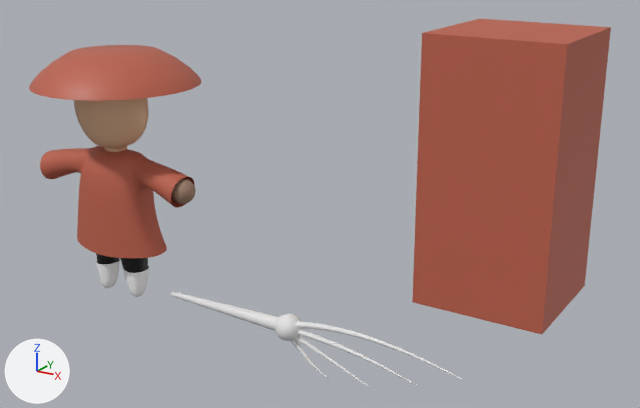
Before and after pictures for a commit that changed the Blender file Assets/Models/InkSlinger.blend.
Rendered twice from a 50 mm camera at (9.34, -9.23, 5.59) aimed at (2.59, 1.44, 1.41). Every picture has the same lights, and +X, +Y and +Z are marked at lower left.

The first picture shows 'BezierCurve', 'Boots', 'Hat', 'Head', 'HeightComparison', 'PenBallFin', 'PenBase', 'Shirt'.
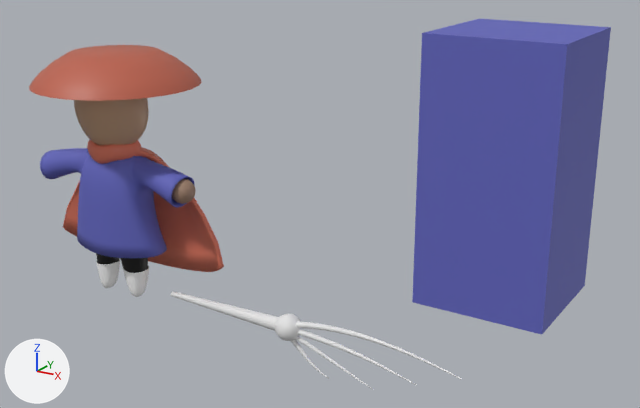
Commit message: ink slinger made

Location of each change, (x1, y1, x2, y2) in pixels of the pictures (640 x 408 px):
'HeightComparison', recoloured (red to blue)
    both: (412, 19, 611, 334)
'Shirt', recoloured (red to blue)
    both: (40, 146, 195, 258)
'Torus', added
    after: (63, 139, 224, 272)

Diff of the bpy script that builds the scene:
```diff
--- a/Assets/Models/InkSlinger.blend.py
+++ b/Assets/Models/InkSlinger.blend.py
@@ mat_shirt @@
 mat_shirt = principled_material('Shirt')
-mat_shirt.base_color = (0.515, 0.122, 0.0723)  # red #be624c
+mat_shirt.base_color = (0.12, 0.13, 0.515)  # blue #6165be
 mat_shirt.roughness = 0.673
@@ mat_cape @@
+mat_cape = principled_material('Cape')
+mat_cape.base_color = (0.732, 0.184, 0.114)  # red #de775f
@@ me_torus @@
+me_torus.from_pydata(...)  # 926 vertices, 926 faces; spans x -1.26..1.26, y -0.3..0.62, z -1.95..0.13
+me_torus.polygons.foreach_set('use_smooth', [True] * 926)
+me_torus.materials.append(mat_cape)  # red #de775f
@@ ob_shirt @@
 _m = ob_shirt.modifiers.new('Subdivision', 'SUBSURF')
 _m.levels = 2
+_m = ob_shirt.modifiers.new('Solidify', 'SOLIDIFY')
@@ ob_torus @@
+ob_torus = bpy.data.objects.new('Torus', me_torus)
+ob_torus.location = (0.0, -0.15, 2.28)
+ob_torus.scale = (1.33, 1.1, 1.0)
```
